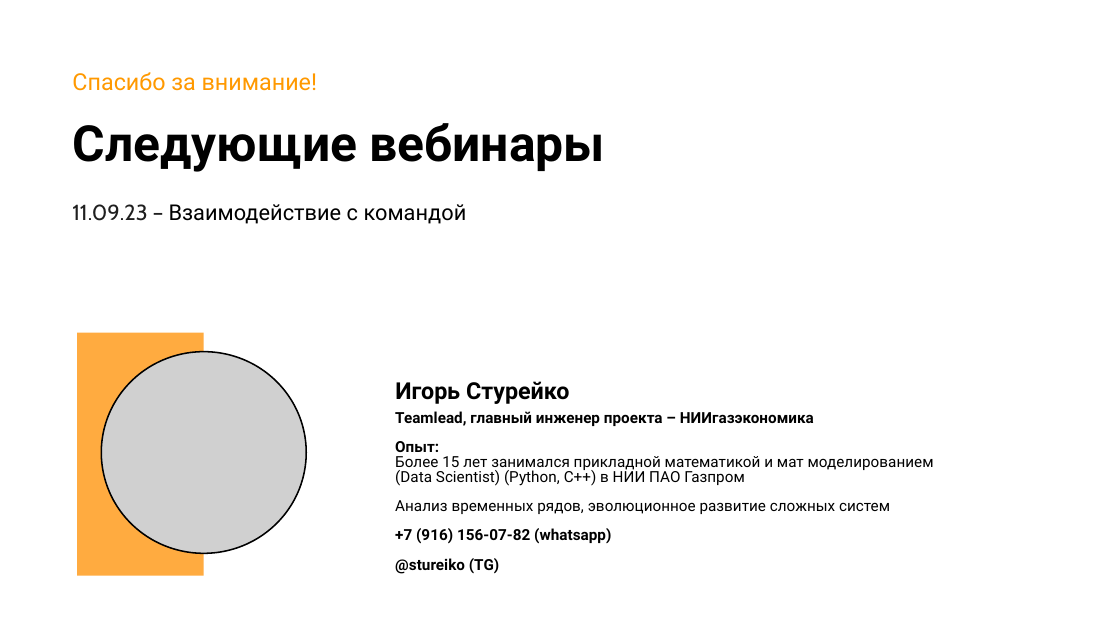
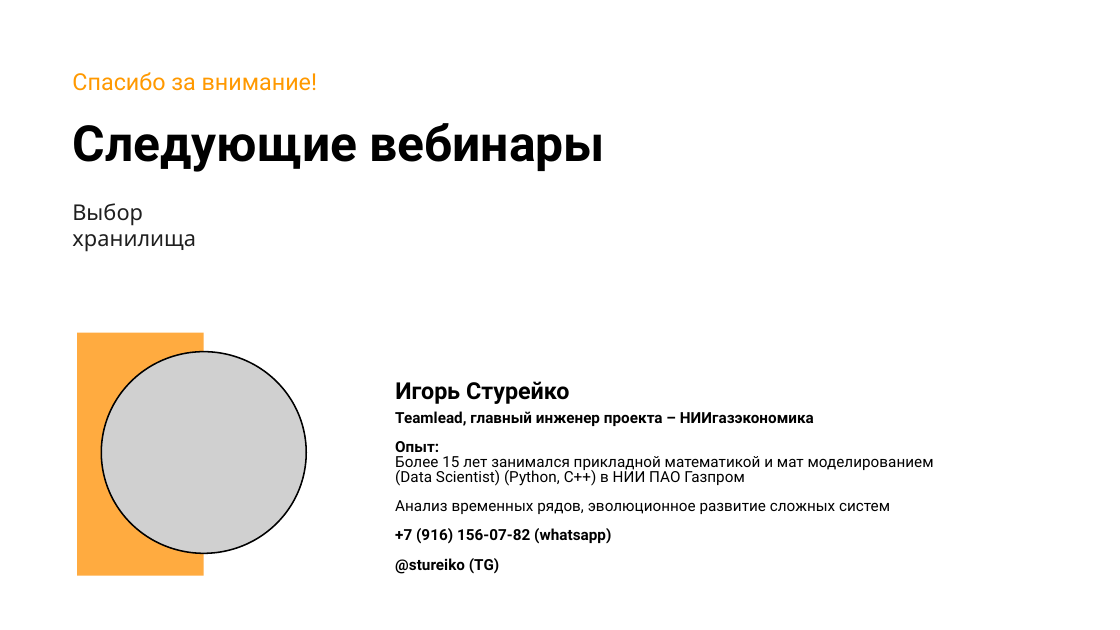
Before and after one commit to stureiko/Otus_lectures, a slide deck: slide 23 of MLOps/12 - Облачная инфраструктура/Presentation/Cloud infrastructure.pptx (slide 42 before the commit). Drawn at 1120x630 pixels with LibreOffice and Linux fonts; fonts in the diff are those of the drawing; grey boxes stand for pictures; background and template pictures are left out. Boxes give left, top, right and bottom in pixels: in the first picture for what was removed or moved away, otherwise in the second. Text is boxed around its words. In the diff, an @@ line names an element or a change of style, - is before the commit and + after.

```diff
--- a/MLOps/12 - Облачная инфраструктура/Presentation/Cloud infrastructure.pptx
+++ b/MLOps/12 - Облачная инфраструктура/Presentation/Cloud infrastructure.pptx
@@ text at (72,203,196,252): text changed; font Roboto to Cabin; text colour #000000 to #1F1F1F @@
-11.09.23 – Взаимодействие с командой
+Выбор хранилища
```
Also in this commit, not shown: 7 other slides changed, 12 slides added, 31 slides removed, 4 other files.
